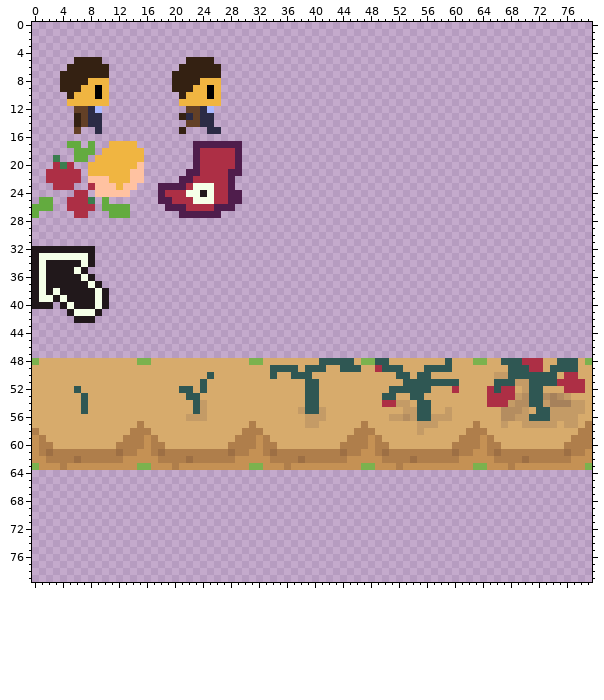
Two states of a sprite sheet, res/chars.png. Above, as it was before the edit.
The file is 80x80 pixels. Colours within 5 levels of each other are drawn and written as one.
The result:
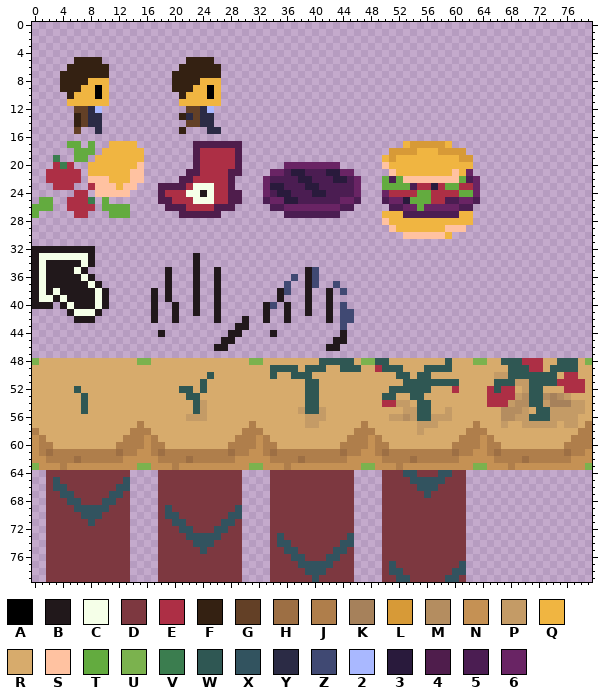
Palette (. is transparent): A #000000  B #21181b  C #f5ffe8  D #7d3840  E #ad2f45  F #342112  G #634026  H #9d6f44  J #af7e4b  K #a6815b  L #d79a37  M #b48d60  N #c59154  P #c49b66  Q #f0b541  R #d7ab6c  S #ffc2a1  T #63ab3f  U #7bb24e  V #3b7d4f  W #2f5753  X #32535f  Y #2b2b45  Z #404973  2 #a9b8ff  3 #291a3c  4 #4f1d4c  5 #4b1d52  6 #692464
Diff:
Changed rows in their new state; - is an unchanged pixel.
first column x 17:
17 ------------------------------------QLLLLLQ----
18 ----------------------------------LLLLQQQLLLL--
19 ---------------------------------QLQQQQQQQQQLL-
20 -------------------66666666------SQQQQQQQQQQQQ-
21 -----------------665335553366-----SQQQQQQQQSQ6-
22 ----------------65555335553356---T5TSSSSSSSST56
23 ----------------63355533555556---TTTT5EE3ETTEE6
24 ----------------65335553355556---6EEEETTEEEETT6
25 ----------------56633555555665---5663TTTEE55665
26 -----------------556666666655-----5566T6666655-
27 -------------------55555555------QQQ55555555QQ-
28 ---------------------------------SQQQQQQQQQQQQ-
29 ----------------------------------SQQQQQQQSSS--
30 ------------------------------------SSSSSSQ----
33 ------B----------------------------------------
34 ------B----------------------------------------
35 --B---B--B------------BZ-----------------------
36 --B---B--B----------Z-BZ-----------------------
37 --B---B--B---------Z--BZ--Z--------------------
38 B-B---B--B--------BZ--B--B-Z-------------------
39 B-B---B--B--------B---B--B---------------------
40 B--B--B--B------BZ-B--B--B-Z-------------------
41 B--B--B--B------B--B--B--B-ZZ------------------
42 B--B-----B---B--B--B-----B-ZZ------------------
43 ------------BB-------------Z-------------------
44 -B---------BB----B---------B-------------------
45 ----------BB--------------BB-------------------
46 ---------BB--------------BB--------------------
first column x 2:
64 DDDDDDDDDDDD----DDDDDDDDDDDD----DDDDDDDDDDDD----DDDXXDDDXXDD
65 DXDDDDDDDDDX----DDDDDDDDDDDD----DDDDDDDDDDDD----DDDDXXXXXDDD
66 DXXDDDDDDDXX----DDDDDDDDDDDD----DDDDDDDDDDDD----DDDDDXXXDDDD
67 DDXXDDDDDXXD----DDDDDDDDDDDD----DDDDDDDDDDDD----DDDDDDXDDDDD
68 DDDXXDDDXXDD----DDDDDDDDDDDD----DDDDDDDDDDDD----DDDDDDDDDDDD
69 DDDDXXXXXDDD----DXDDDDDDDDDX----DDDDDDDDDDDD----DDDDDDDDDDDD
70 DDDDDXXXDDDD----DXXDDDDDDDXX----DDDDDDDDDDDD----DDDDDDDDDDDD
71 DDDDDDXDDDDD----DDXXDDDDDXXD----DDDDDDDDDDDD----DDDDDDDDDDDD
72 DDDDDDDDDDDD----DDDXXDDDXXDD----DDDDDDDDDDDD----DDDDDDDDDDDD
73 DDDDDDDDDDDD----DDDDXXXXXDDD----DXDDDDDDDDDX----DDDDDDDDDDDD
74 DDDDDDDDDDDD----DDDDDXXXDDDD----DXXDDDDDDDXX----DDDDDDDDDDDD
75 DDDDDDDDDDDD----DDDDDDXDDDDD----DDXXDDDDDXXD----DDDDDDDDDDDD
76 DDDDDDDDDDDD----DDDDDDDDDDDD----DDDXXDDDXXDD----DDDDDDDDDDDD
77 DDDDDDDDDDDD----DDDDDDDDDDDD----DDDDXXXXXDDD----DXDDDDDDDDDX
78 DDDDDDDDDDDD----DDDDDDDDDDDD----DDDDDXXXDDDD----DXXDDDDDDDXX
79 DDDDDDDDDDDD----DDDDDDDDDDDD----DDDDDDXDDDDD----DDXXDDDDDXXD
Pixel boxes of the changes (left, top, right, bottom) in both pictures:
added: (263, 141, 480, 239)
added: (151, 253, 354, 351)
added: (46, 470, 130, 582)
added: (158, 470, 242, 582)
added: (270, 470, 466, 582)
